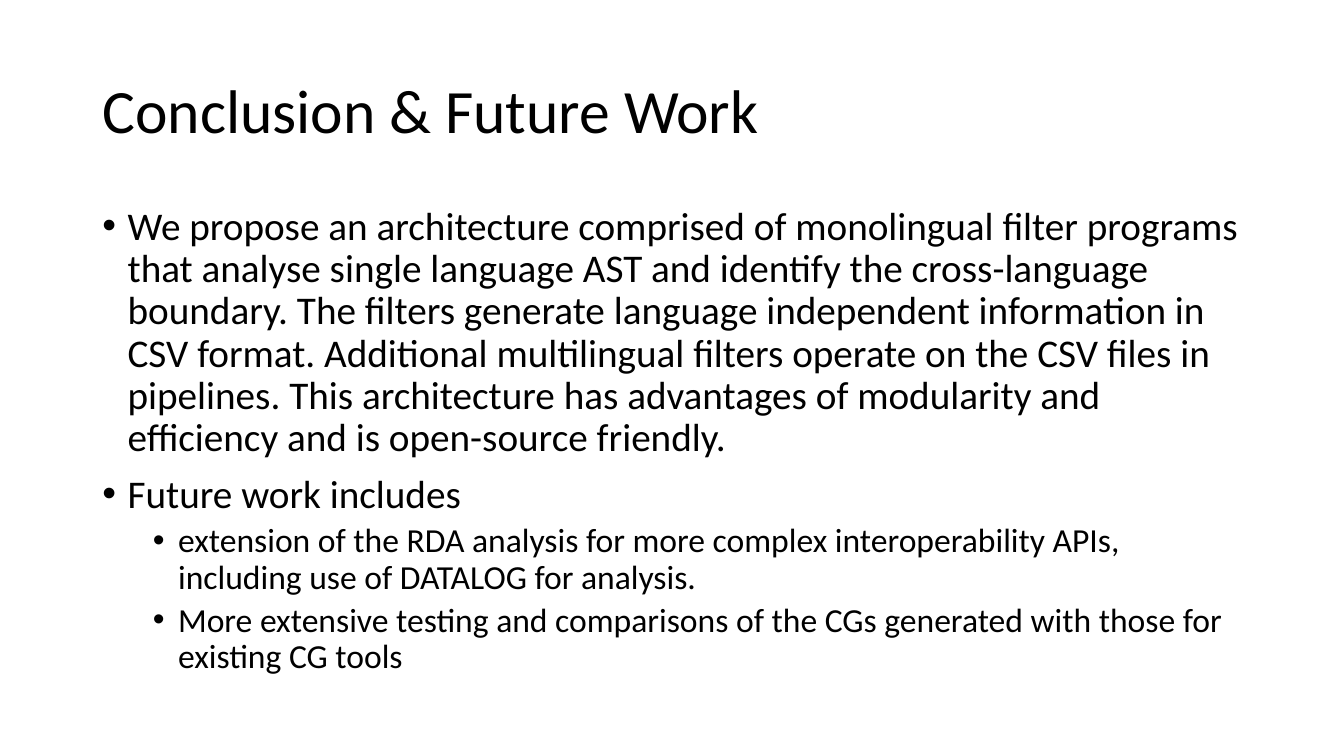
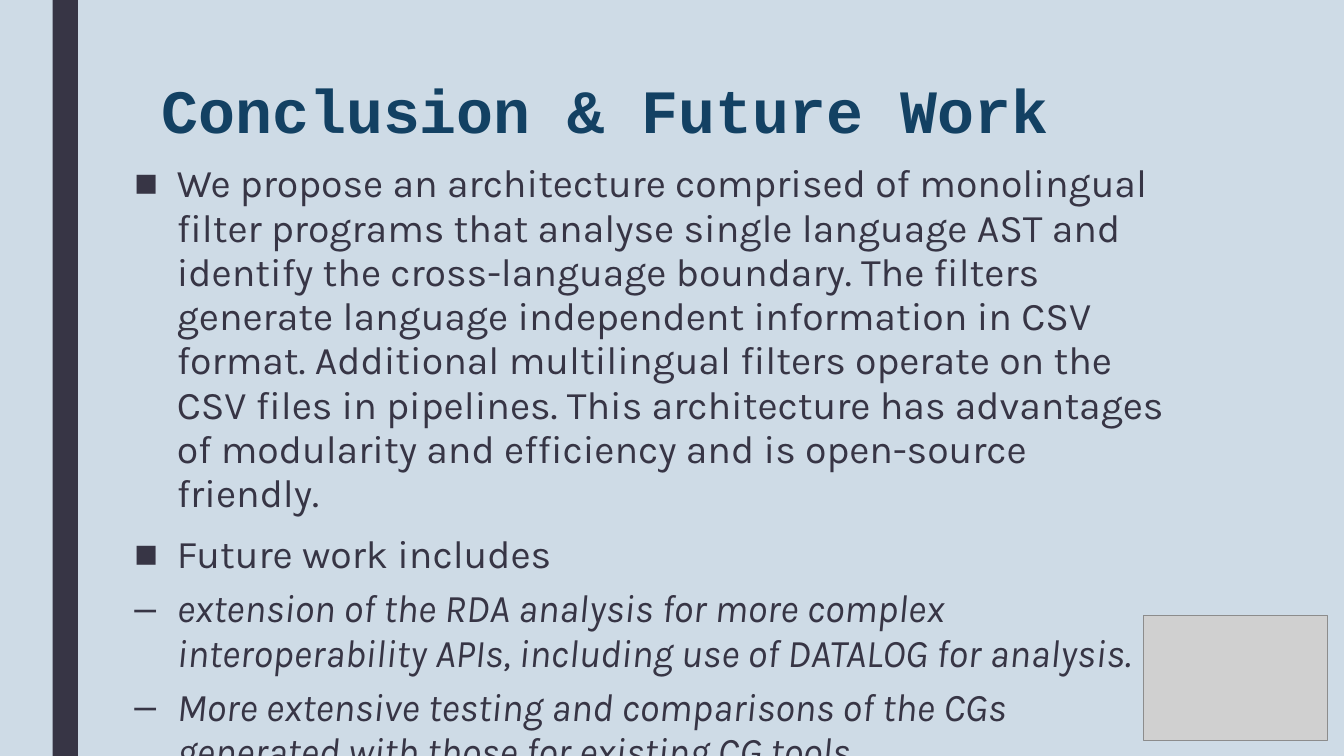
Before and after one commit to MultilingualStaticAnalysis/MLSA, a slide deck: slide 16 of Doc/LBB ICSoft2017 Slides v0.pptx. Drawn at 1344x756 pixels with LibreOffice and Linux fonts; fonts in the diff are those of the drawing; grey boxes stand for pictures. Boxes give left, top, right and bottom in pixels: in the first picture for what was removed or moved away, otherwise in the second. Text is boxed around its words. In the diff, an @@ line names an element or a change of style, - is before the commit and + after.

```diff
--- a/Doc/LBB ICSoft2017 Slides v0.pptx
+++ b/Doc/LBB ICSoft2017 Slides v0.pptx
@@ background #FFFFFF to #CEDBE6 @@
@@ rectangle added at [52, 0, 78, 756], fill #373545 @@
@@ title "Conclusion & Future Work": place and size @@
-title "Conclusion & Future Work" at [102, 90, 758, 134]
+title "Conclusion & Future Work" at [161, 89, 1048, 134]
@@ title "Conclusion & Future Work" at [161, 89, 1048, 134]: font Calibri to Courier New, text colour #000000 to #134163, bold on; line spacing 0.9 to 0.89; vertical alignment middle to top @@
@@ text "We propose an architecture comprised ...": place and size @@
-text "We propose an architecture comprised ..." at [128, 212, 1238, 674]
+text "We propose an architecture comprised ..." at [177, 170, 1164, 731]
@@ text "We propose an architecture comprised ..." at [177, 170, 1164, 731]: font Calibri to Karla, text colour #000000 to #373545; size 24 to 28 pt, italic on in "extension of the RDA analysis for more ...", "More extensive testing and comparisons of the ..."; bullet • to ■; line spacing 0.9 to 0.94; more space between paragraphs; bullet • to – @@
@@ picture added at [1144, 616, 1328, 741] @@
```
Also in this commit, not shown: 15 other slides changed, 6 other files.
